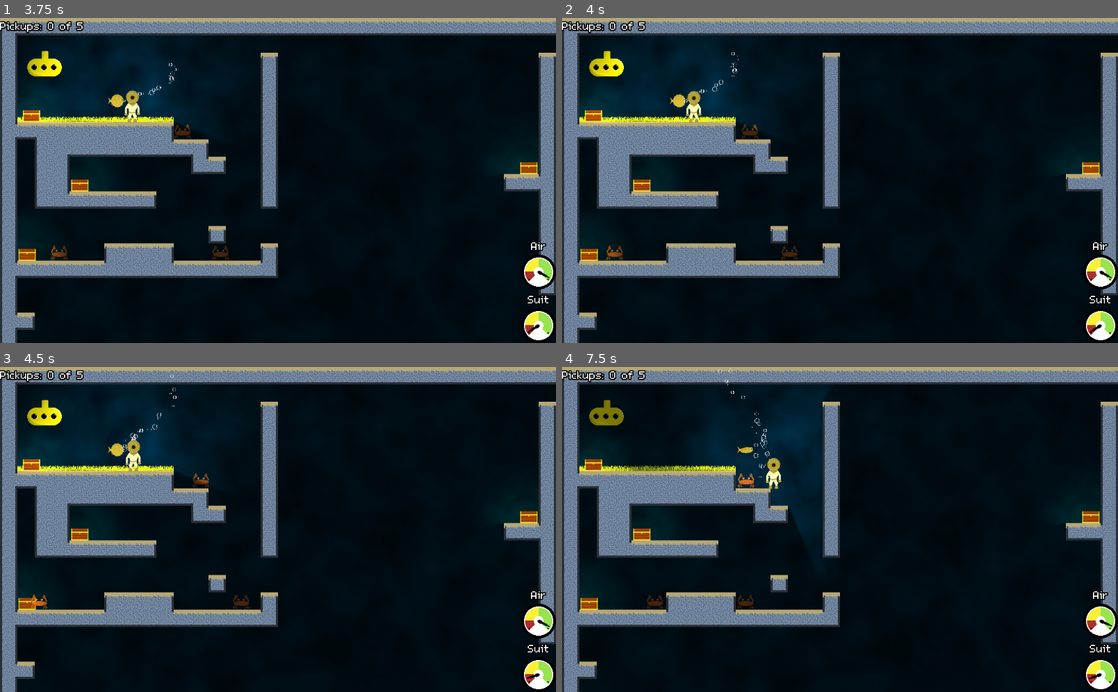
Above: before the commit, frames 1-4 (two rows, left to right).
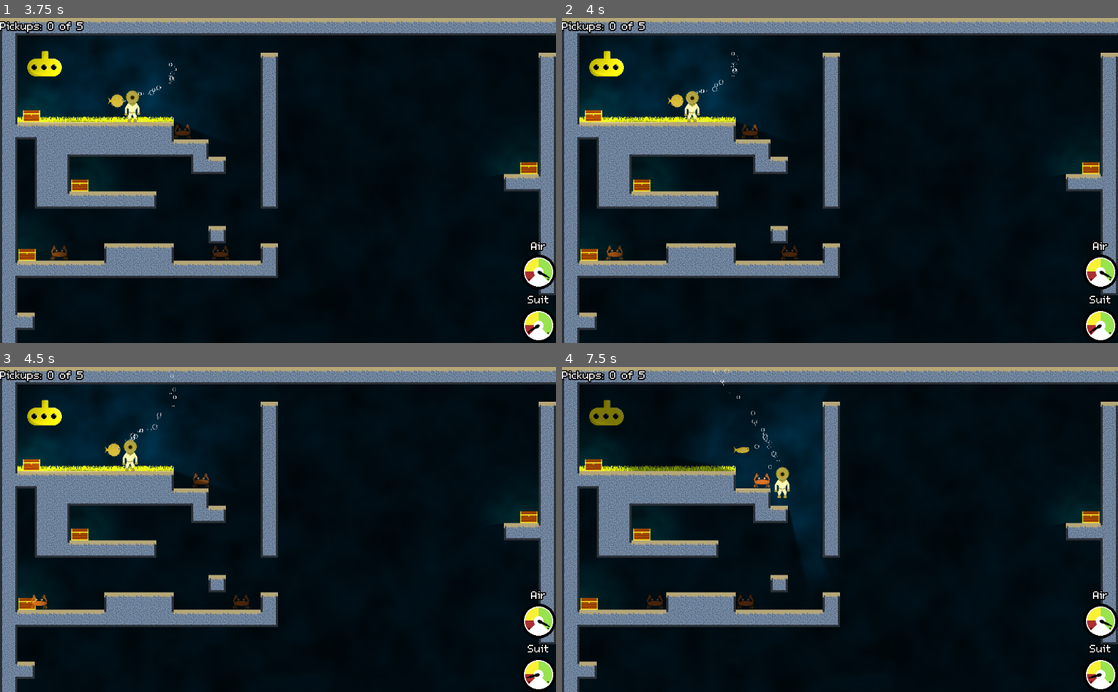
Above: after the commit, the same moments.

Repository: bengosney/diver
Game: Godot game, scene res://Main.tscn
Same seed, same stepped clock (60 frames per second), same inputs: the game is played once before the commit and once after it.
Inputs:
- Up to frame 1 (3.75 s): hold Down (buoyancy_dec) 0.53-1.28 s; hold Right (walk_right) 0.53-2.03 s; tap Up (buoyancy_inc) at 1.35, 2.85 s; hold Down (buoyancy_dec) 2.03-2.78 s; hold Left (walk_left) from 2.03 s (still down); hold Down (buoyancy_dec) from 3.53 s (still down)
- Up to frame 2 (4 s): keep holding Left (walk_left); keep holding Down (buoyancy_dec)
- Up to frame 3 (4.5 s): release Left (walk_left) at 4.28 s; release Down (buoyancy_dec) at 4.28 s; hold Right (walk_right) from 4.28 s (still down); tap Up (buoyancy_inc) at 4.35 s
- Up to frame 4 (7.5 s): keep holding Right (walk_right); hold Down (buoyancy_dec) 5.03-5.78 s; tap Up (buoyancy_inc) at 5.85, 7.35 s; hold Down (buoyancy_dec) 6.53-7.28 s

Frame 1 is identical in both runs. In frame 2, 0.2% of the frame differs, in the area x 19-27%, y 22-33%; in frame 3, 0.3%; in frame 4, 0.9%, in the area x 16-97%, y 0-97%.

Commit message:
Give the puffer some bounce

Diff:
--- a/Puffer/Puffer.gd
+++ b/Puffer/Puffer.gd
@@ -75,14 +75,19 @@
 
 
 func _physics_process(delta):
+	var starting_velocity = velocity
 	velocity.y += (gravity - buoyancy) * delta
 	velocity = move_and_slide(velocity, Vector2.UP)
-	swim()
 
 	for i in get_slide_count():
 		var collision = get_slide_collision(i)
 		if collision.collider.is_in_group("player"):
-			emit_signal("hit_player", collision, 5)
+			emit_signal("hit_player", collision, 1)
+			var bounce = starting_velocity.bounce(collision.normal) * .75
+			var imparted = collision.collider.velocity * 1
+			velocity = bounce + imparted
+
+	swim()
 
 
 func _on_View_body_entered(body):
--- a/Puffer/Puffer.tscn
+++ b/Puffer/Puffer.tscn
@@ -21,9 +21,6 @@
 scale = Vector2( 0.5, 0.5 )
 script = ExtResource( 3 )
 
-[node name="Roated" type="Node2D" parent="."]
-rotation = 3.14159
-
 [node name="AnimatedSprite" type="AnimatedSprite" parent="."]
 frames = SubResource( 1 )
 
